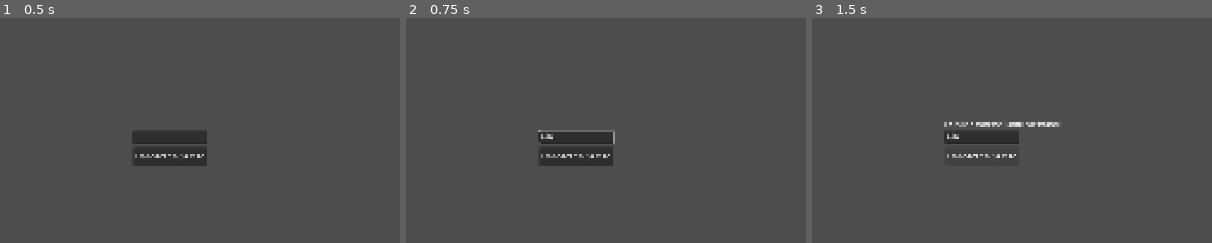
Above: before the commit, frames 1-3 (left to right).
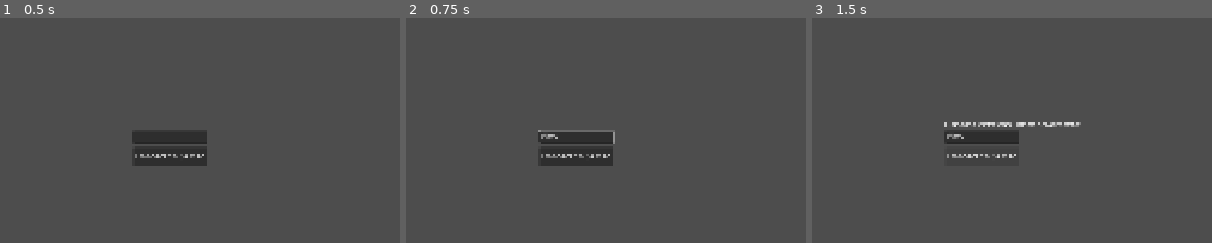
Above: after the commit, the same moments.

Repository: Leikode/go-fish-diferenciado
Game: Godot game, scene res://ui/login/login.tscn
Same seed, same stepped clock (60 frames per second), same inputs: the game is played once before the commit and once after it.
Inputs (mouse positions are % of the whole screen's width and height, from its top left):
- Up to frame 1 (0.5 s): no input
- Up to frame 2 (0.75 s): click (51, 48) at 0.52 s; type "Alex" at 0.6 s
- Up to frame 3 (1.5 s): click "Connect to Server" at 1.25 s
The pictures show only the part of the screen within x 29-79%, y 22-72%; the shares and areas given below are measured in that part.

Frame 1 is identical in both runs. In frame 2, less than 0.1% of the frame differs, in the area x 33-38%, y 51-54%; in frame 3, 0.6%, in the area x 33-68%, y 46-54%.

Commit message:
feat: add sounds to game

Diff:
--- a/common/fonts/game_font.tres
+++ b/common/fonts/game_font.tres
@@ -1,6 +1,6 @@
 [gd_resource type="Theme" format=3 uid="uid://djep1pu4ak2s7"]
 
-[ext_resource type="FontFile" uid="uid://dcf7mnch1fl7w" path="res://common/fonts/PoLigon-Yqxvv.otf" id="1_1erb4"]
+[ext_resource type="FontFile" uid="uid://8762ptu4uxc4" path="res://common/fonts/MotivateRegular-lx4PV.otf" id="1_1erb4"]
 
 [resource]
 default_font = ExtResource("1_1erb4")
--- a/common/network/network_message_builder.gd
+++ b/common/network/network_message_builder.gd
@@ -25,5 +25,5 @@
 	return { "action": "game_state", "hand": hand, "to": "others" }
 
 
-static func report_number_of_cards(from: int, number_of_cards: int) -> Dictionary:
-	return { "action": "number_of_cards", "from": from, "value": number_of_cards, "to": "others" }
+static func report_number_of_cards(from: int, number_of_cards: int, points: int) -> Dictionary:
+	return { "action": "number_of_cards", "from": from, "value": number_of_cards, "points": points, "to": "others" }
--- a/entities/cards/selection/render_selection_component.gd
+++ b/entities/cards/selection/render_selection_component.gd
@@ -1,9 +1,5 @@
 class_name RenderSelectionComponent
 extends Node2D
-
-# TODO: Achar quem está pontuado e tirar da exibição
-var out_numbers: Array[String] = []
-
 
 func render_selection() -> void:
 	var parent: SelectionManager = get_parent()
--- a/entities/cards/selection/selection_manager.gd
+++ b/entities/cards/selection/selection_manager.gd
@@ -24,3 +24,4 @@
 
 func _on_fade_others(selected: String) -> void:
 	render_selection_component.fade_others(selected)
+	get_parent().selection_sound_effect.playing = true
--- a/entities/opponent/opponent_hand/render_opponent_hand_component.gd
+++ b/entities/opponent/opponent_hand/render_opponent_hand_component.gd
@@ -4,8 +4,10 @@
 @onready var cards_texture: Texture2D = preload("res://entities/cards/art/Pixel_Playing_Card_Set_updated.svg")
 @onready var card_shader: Shader = preload("res://entities/cards/art/card.gdshader")
 
+var cards_label: Label = null
 
-func render_hand(name: String, direction: Vector2, number_of_cards: int) -> void:
+
+func render_hand(name_: String, direction: Vector2, number_of_cards: int) -> void:
 	var rect_origin: Vector2i = GameConstants.OPPONENT_CARDS_RECT
 	var card_size: Vector2i = GameConstants.OPPONENT_CARDS_SIZE
 	var region: Rect2 = Rect2(rect_origin, card_size)
@@ -30,14 +32,10 @@
 	)
 	get_parent().add_child(sprite)
 
-	var cards_label: Label = Label.new()
-	cards_label.theme = GameConstants.GAME_FONT
-	cards_label.text = "%s / %d" % [name, number_of_cards]
-	cards_label.position = Vector2(
-		-((GameConstants.OPPONENT_CARDS_SIZE.x * GameConstants.SCALE_MULTIPLIER) / 2.),
-		-((GameConstants.OPPONENT_CARDS_SIZE.y * GameConstants.SCALE_MULTIPLIER) / 2.) - 24.,
-	)
-	get_parent().add_child(cards_label)
+	if !cards_label:
+		_create_cards_label(name_, number_of_cards)
+	else:
+		_update_cards_label(name_, number_of_cards)
 
 
 func _create_card_texture(region: Rect2, padding: int = 4) -> Texture2D:
@@ -58,3 +56,18 @@
 
 	var tex := ImageTexture.create_from_image(img)
 	return tex
+
+
+func _create_cards_label(name_: String, number_of_cards: int) -> void:
+	cards_label = Label.new()
+	cards_label.theme = GameConstants.GAME_FONT
+	cards_label.text = "%s\nNumber of Cards: %d\nPoints: %d" % [name_, number_of_cards, get_parent().points]
+	cards_label.position = Vector2(
+		-((GameConstants.OPPONENT_CARDS_SIZE.x * GameConstants.SCALE_MULTIPLIER) / 2.),
+		-((GameConstants.OPPONENT_CARDS_SIZE.y * GameConstants.SCALE_MULTIPLIER) / 2.) - 70.,
+	)
+	get_parent().add_child(cards_label)
+
+
+func _update_cards_label(name_: String, number_of_cards: int) -> void:
+	cards_label.text = "%s\nNumber of Cards: %d\nPoints: %d" % [name_, number_of_cards, get_parent().points]
--- a/entities/player/hand/render_hand_component.gd
+++ b/entities/player/hand/render_hand_component.gd
@@ -72,26 +72,28 @@
 
 func receive_cards(cards: Array[CardData], deck_manager: DeckManager) -> void:
 	_cards = cards
-	_render_hand(deck_manager)
+	render_hand(deck_manager)
 
 
 func add_card(from: int, card: CardData, deck_manager: DeckManager) -> Array[CardData]:
 	_cards.append(card)
-	_cards.sort_custom(func(a, b): return a.number < b.number)
-	_render_hand(deck_manager)
 
 	return _cards
 
 
 func remove_card(from: int, card: CardData, deck_manager: DeckManager) -> Array[CardData]:
 	_cards = _cards.filter(func(c): return c.to_key() != card.to_key())
-	_cards.sort_custom(func(a, b): return a.number < b.number)
-	_render_hand(deck_manager)
 
 	return _cards
 
 
-func _render_hand(deck_manager: DeckManager) -> void:
+func update_hand(cards: Array[CardData], deck_manager: DeckManager) -> void:
+	_cards = cards
+	_cards.sort_custom(func(a, b): return a.number < b.number)
+	render_hand(deck_manager)
+
+
+func render_hand(deck_manager: DeckManager) -> void:
 	for child in _parent.player_hand.get_children():
 		child.queue_free()
 
@@ -147,7 +149,7 @@
 		card_node.card = card
 		card_node.add_child(sprite)
 
-		_parent.player_hand.add_child(card_node)
+		_parent.player_hand.add_child(card_node, true)
 
 
 func _get_card_texture(card, region: Rect2) -> Texture2D:
--- a/entities/player/player_manager.gd
+++ b/entities/player/player_manager.gd
@@ -17,12 +17,11 @@
 
 
 func receive_cards(cards: Array[CardData], deck_manager: DeckManager) -> void:
-	cards.sort_custom(func(a, b): return a.number < b.number)
 	cards = _check_for_points(cards)
 	render_hand_component.receive_cards(cards, deck_manager)
 	player_hand.reset_signals()
 	NetworkManager.send(
-		NetworkMessageBuilder.report_number_of_cards(GameState.local_player_id, cards.size()),
+		NetworkMessageBuilder.report_number_of_cards(GameState.local_player_id, cards.size(), points),
 	)
 
 
@@ -43,16 +42,18 @@
 
 func add_card(from: int, card: CardData, deck_manager: DeckManager) -> void:
 	var cards: Array[CardData] = render_hand_component.add_card(from, card, deck_manager)
-	cards = _check_for_points(cards)
+	var result: Array[CardData] = _check_for_points(cards)
+	render_hand_component.update_hand(result, deck_manager)
 	NetworkManager.send(
-		NetworkMessageBuilder.report_number_of_cards(GameState.local_player_id, cards.size()),
+		NetworkMessageBuilder.report_number_of_cards(GameState.local_player_id, result.size(), points),
 	)
 
 
 func remove_card(from: int, card: CardData, deck_manager: DeckManager) -> void:
 	var cards: Array[CardData] = render_hand_component.remove_card(from, card, deck_manager)
+	render_hand_component.update_hand(cards, deck_manager)
 	NetworkManager.send(
-		NetworkMessageBuilder.report_number_of_cards(GameState.local_player_id, cards.size()),
+		NetworkMessageBuilder.report_number_of_cards(GameState.local_player_id, cards.size(), points),
 	)
 
 
@@ -65,6 +66,8 @@
 
 
 func _check_for_points(cards: Array[CardData]) -> Array[CardData]:
+	cards.sort_custom(func(a, b): return a.number < b.number)
+
 	var number: int = -1
 	var count: int = 0
 	var numbers_to_remove: Array[int] = []
@@ -78,6 +81,7 @@
 		if count == 4:
 			points += 1
 			numbers_to_remove.append(number)
+		number = card.number
 
 	var result: Array[CardData] = []
 	for card in cards:
--- a/ui/board/board_manager.gd
+++ b/ui/board/board_manager.gd
@@ -8,6 +8,7 @@
 @export var render_game_state_manager: RenderGameStateManager
 
 @onready var inspect_board_component: InspectBoardComponent = %InspectBoardComponent
+@onready var selection_sound_effect: AudioStreamPlayer = %SelectionSoundEffect
 
 var _local_player: PlayerManager
 var _opponents: Dictionary[int, OpponentManager] = { }
@@ -74,7 +75,13 @@
 	_local_player.receive_cards(deck_manager.get_hand_for(GameState.local_player_id), deck_manager)
 
 	_broadcast_start_hand()
-	_handle_player_turn(GameState.local_player_id)
+	NetworkManager.send(
+		{
+			"action": "player_turn",
+			"player_in_turn": GameState.local_player_id,
+			"to": "all",
+		},
+	)
 
 
 func _broadcast_start_hand() -> void:
@@ -99,6 +106,7 @@
 			_display_opponent_number_of_cards(
 				int(msg.get("from")),
 				int(msg.get("value")),
+				int(msg.get("points")),
 			)
 		"player_turn":
 			_handle_player_turn(
@@ -131,9 +139,10 @@
 	_set_board_shader_direction(1)
 
 
-func _display_opponent_number_of_cards(opponent_id: int, number_of_cards: int) -> void:
+func _display_opponent_number_of_cards(opponent_id: int, number_of_cards: int, points: int) -> void:
 	var opponent: OpponentManager = _opponents[opponent_id]
 	opponent.number_of_cards = number_of_cards
+	opponent.points = points
 	opponent.display_number_of_cards(
 		player_id_to_direction[(GameState.local_player_id - opponent_id + 4) % 4],
 	)
@@ -158,6 +167,7 @@
 
 func _handle_player_turn(player_in_turn: int) -> void:
 	_set_board_shader_direction(player_in_turn)
+	render_game_state_manager.show_player_turn(player_in_turn)
 	if GameState.local_player_id != player_in_turn:
 		return
 
@@ -217,6 +227,7 @@
 				{
 					"action": "player_turn",
 					"player_in_turn": (GameState.local_player_id % GameState.players.size()) + 1,
+					"to": "all",
 				},
 			)
 		else:
--- a/ui/board/board_manager.tscn
+++ b/ui/board/board_manager.tscn
@@ -4,7 +4,9 @@
 [ext_resource type="Shader" uid="uid://cofttgxyow0ua" path="res://ui/board/board_bg.gdshader" id="2_xmhil"]
 [ext_resource type="PackedScene" uid="uid://dhuneeimjxjc5" path="res://entities/opponent/oponnent_manager.tscn" id="3_jx4sq"]
 [ext_resource type="PackedScene" uid="uid://dgs7neluoeyrp" path="res://entities/cards/deck_manager/deck_manager.tscn" id="3_wgwaw"]
+[ext_resource type="AudioStream" uid="uid://cmwx1qrxx6rcw" path="res://ui/board/music/Gymnopédie No.1.ogg" id="4_4xbk6"]
 [ext_resource type="PackedScene" uid="uid://5jsb4k7lymuw" path="res://entities/player/player_manager.tscn" id="4_mr5re"]
+[ext_resource type="AudioStream" uid="uid://couqbvf3ycivu" path="res://entities/cards/selection/sound_effect/fxprosound-electronic-element-burn.mp3" id="5_3pt3k"]
 [ext_resource type="Script" uid="uid://dx7p03514ph62" path="res://ui/board/inspect/inspect_board_component.gd" id="6_s6fqi"]
 [ext_resource type="PackedScene" uid="uid://c1oklahvb1jwy" path="res://entities/cards/selection/selection_manager.tscn" id="7_rsfuk"]
 [ext_resource type="PackedScene" uid="uid://y8pkpt7b7vvb" path="res://ui/board/game_state/render_game_state_manager.tscn" id="8_cou4y"]
@@ -31,6 +33,17 @@
 limit_right = 1920
 limit_bottom = 1080
 
+[node name="BackgroundMusic" type="AudioStreamPlayer" parent="." unique_id=438643488]
+stream = ExtResource("4_4xbk6")
+volume_db = 5.474
+autoplay = true
+parameters/looping = true
+
+[node name="SelectionSoundEffect" type="AudioStreamPlayer" parent="." unique_id=235585365]
+unique_name_in_owner = true
+stream = ExtResource("5_3pt3k")
+volume_db = -3.649
+
 [node name="CanvasLayer" type="CanvasLayer" parent="." unique_id=1293984718]
 process_mode = 4
 layer = -1
--- a/ui/board/game_state/render_game_state_manager.gd
+++ b/ui/board/game_state/render_game_state_manager.gd
@@ -49,8 +49,14 @@
 	_animate_negate_card(card, name_from, name_to)
 
 
-func show_player_turn() -> void:
-	pass
+func show_player_turn(player_in_turn: int) -> void:
+	var player_in_turn_name: String = GameState.get_player_name(player_in_turn)
+
+	from_label.text = "É o turno de:\n%s" % player_in_turn_name if player_in_turn != GameState.local_player_id else "É o seu turno!"
+
+	await get_tree().create_timer(1.5).timeout
+
+	from_label.text = ""
 
 
 func _animate_buy_card(card: CardData, name_from: String, name_to: String, player_in_turn: int) -> void:
--- a/ui/board/inspect/inspect_board_component.gd
+++ b/ui/board/inspect/inspect_board_component.gd
@@ -21,15 +21,15 @@
 func _input(event):
 	if event is InputEventMouseButton and event.button_index == MOUSE_BUTTON_LEFT:
 		if event.pressed:
-			var card: OpponentHandArea = raycast_check_for_card()
-			if card and current_selected_card.number != -1:
+			var card: Variant = raycast_check_for_card()
+			if card and is_instance_of(card, OpponentHandArea) and current_selected_card.number != -1:
 				var opponent: OpponentManager = card.get_parent()
 				selected_opponent.emit(opponent, current_selected_card)
 				current_selected_card = CardData.new(-1, "")
 				set_process_input(false)
 
 
-func raycast_check_for_card():
+func raycast_check_for_card() -> Variant:
 	var space_state: PhysicsDirectSpaceState2D = get_viewport().world_2d.direct_space_state
 	var parameters: PhysicsPointQueryParameters2D = PhysicsPointQueryParameters2D.new()
 	parameters.position = get_viewport().get_mouse_position()
Binary file added: common/fonts/MotivateRegular-lx4PV.otf
Not shown, added: common/fonts/MotivateRegular-lx4PV.otf.import
Not shown, added: entities/cards/selection/sound_effect/fxprosound-electronic-element-burn.mp3.import
Not shown, added: export_presets.cfg
Not shown, added: ui/board/music/Gymnopédie No.1.ogg.import
Not shown, added: entities/cards/selection/sound_effect/fxprosound-electronic-element-burn.mp3
Not shown, added: ui/board/music/Gymnopédie No.1.ogg
